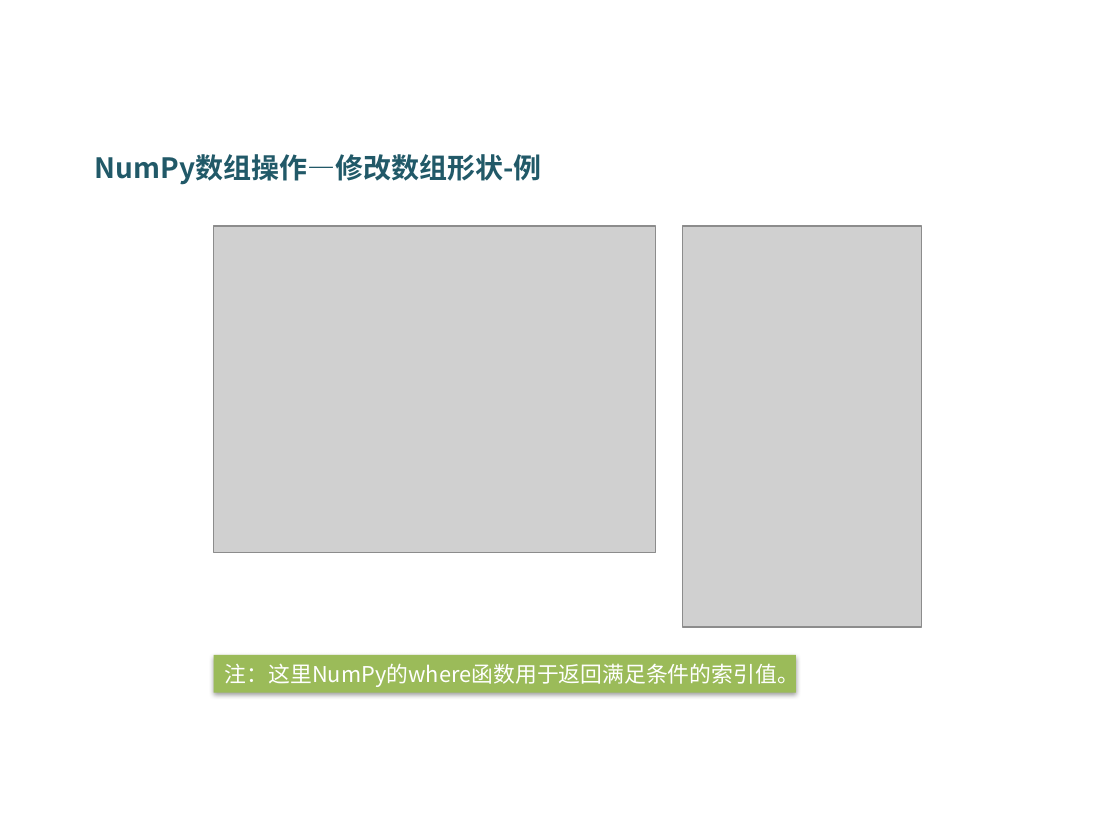
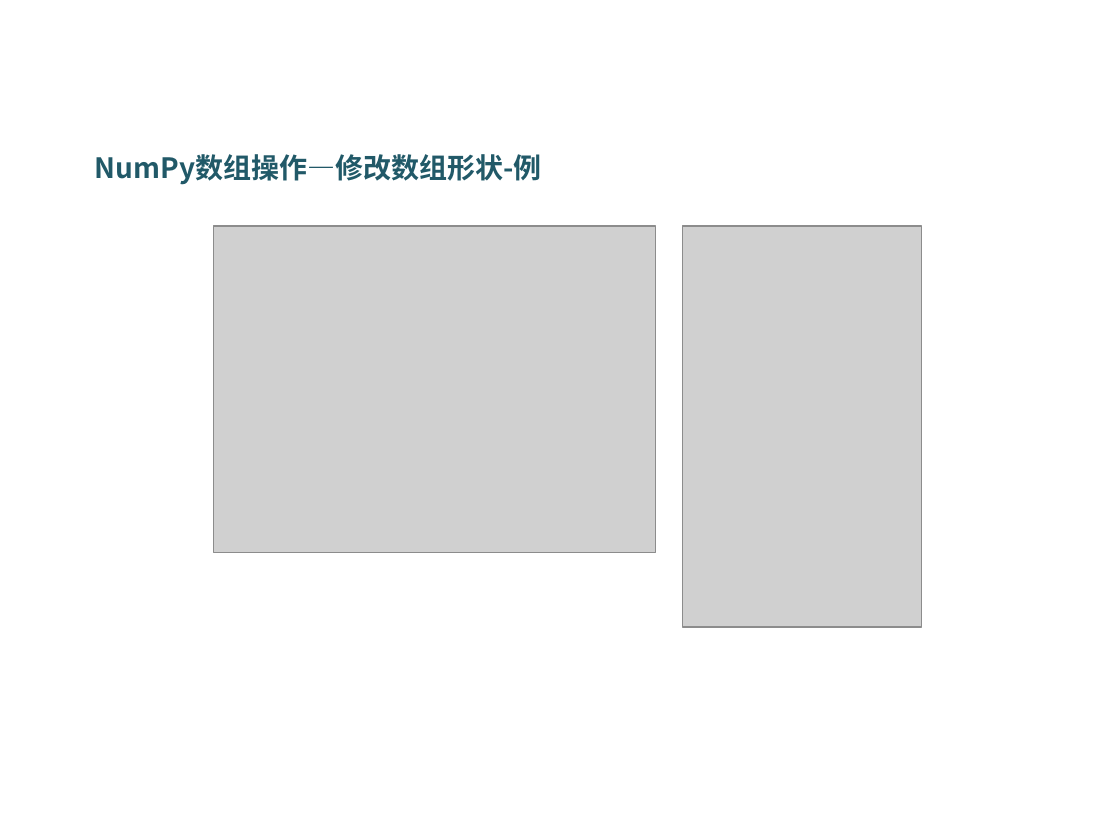
Before and after one commit to DataScienceCoding/Python-Data-Analysis, a slide deck: slide 36 of Python-Data-Analysis.pptx. Drawn at 1120x840 pixels with LibreOffice and Linux fonts; fonts in the diff are those of the drawing; grey boxes stand for pictures; background and template pictures are left out. Boxes give left, top, right and bottom in pixels: in the first picture for what was removed or moved away, otherwise in the second. Text is boxed around its words. In the diff, an @@ line names an element or a change of style, - is before the commit and + after.

```diff
--- a/Python-Data-Analysis.pptx
+++ b/Python-Data-Analysis.pptx
@@ rectangle removed at (214, 655, 796, 693) @@
-注：这里NumPy的where函数用于返回满足条件的索引值。
```
Also in this commit, not shown: 1 other slide changed, 7 slides added, 2 other files.
